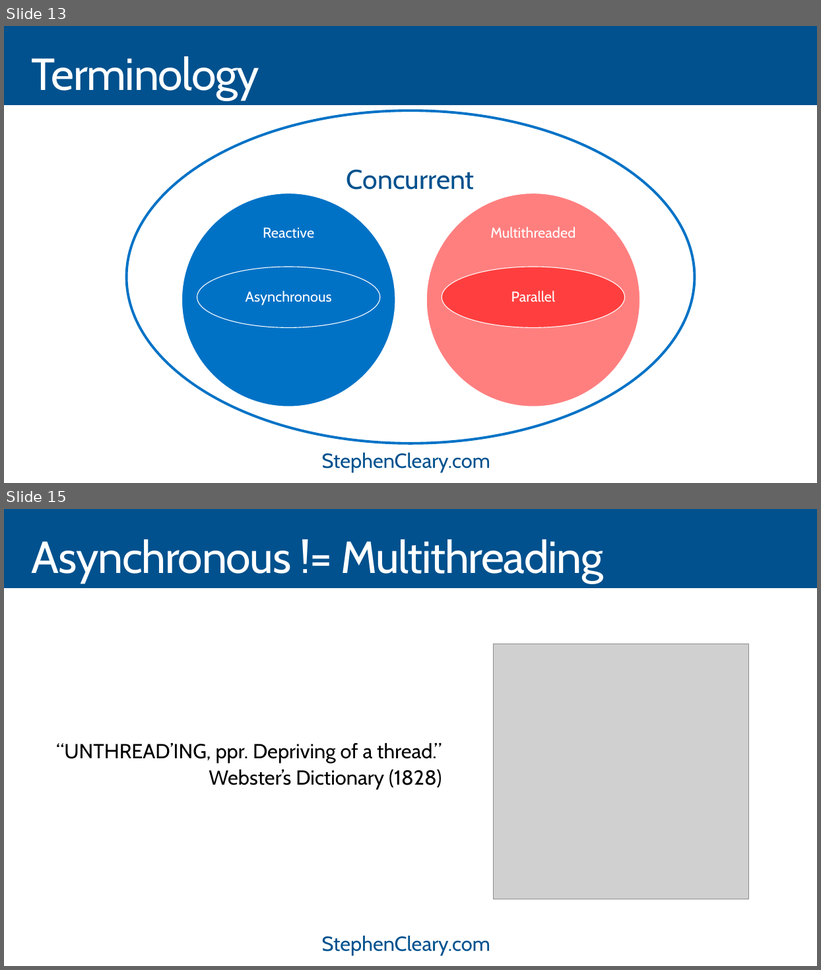
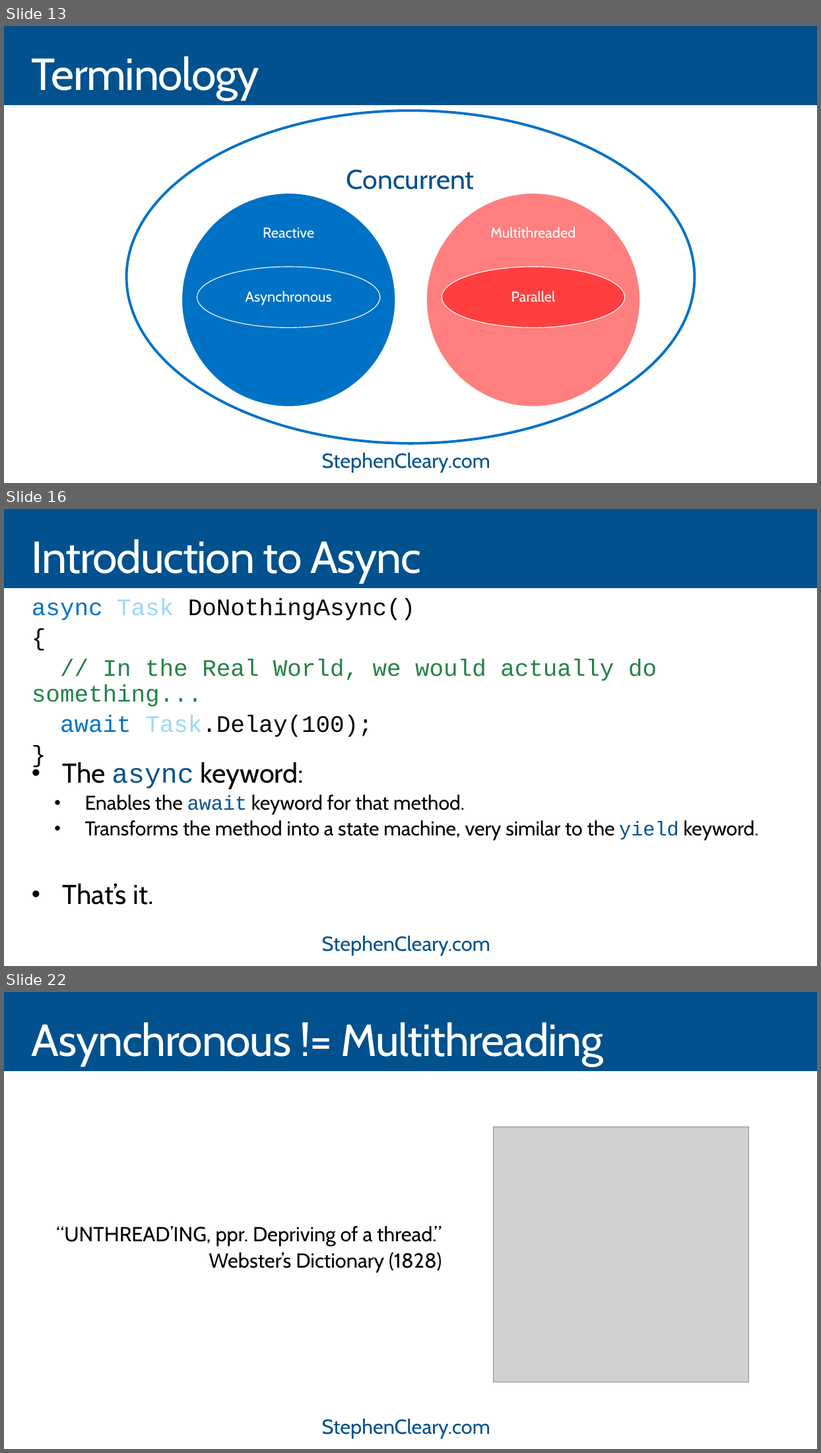
Before and after one commit to StephenCleary/Presentations, a slide deck: Asynchronous Parallel Reactive - HELP!/Asynchronous Parallel Reactive Help - 16.9.pptx. Shown one above the other, each under a label of ours: slides 13 and 15 before the commit, slides 13, 16 and 22 after it; the slides between them are not shown. The pictures are 821x970 and 821x1453 pixels, drawn with LibreOffice and Linux fonts; fonts in the diff are those of the drawing; grey boxes stand for pictures. Boxes give left, top, right and bottom in pixels: in the first picture for what was removed or moved away, otherwise in the second. Text is boxed around its words. In the diff, an @@ line names an element or a change of style, - is before the commit and + after.

```diff
--- a/Asynchronous Parallel Reactive - HELP!/Asynchronous Parallel Reactive Help - 16.9.pptx
+++ b/Asynchronous Parallel Reactive - HELP!/Asynchronous Parallel Reactive Help - 16.9.pptx
@@ slide 16 added at [4,509,817,966], background #00518E; not listed: 3 template elements that a slide beside it also shows @@
@@ title added at [32,539,421,584], 52.9 pt, text #FFFFFF @@
+Introduction to Async
@@ text added at [32,598,657,737], 28 pt, text #258244 @@
+async Task DoNothingAsync()
+{
+// In the Real World, we would actually do something...
+await Task.Delay(100);
+}
@@ text added at [62,762,759,905], 23.5 pt, text #000000 @@
+• The async keyword:
+  • Enables the await keyword for that method.
+  • Transforms the method into a state machine, very similar to the yield keyword.
+• That’s it.
@@ what was slide 15 is now slide 22 @@
```
Also in this commit, not shown: 2 slides changed, 6 other slides added.
